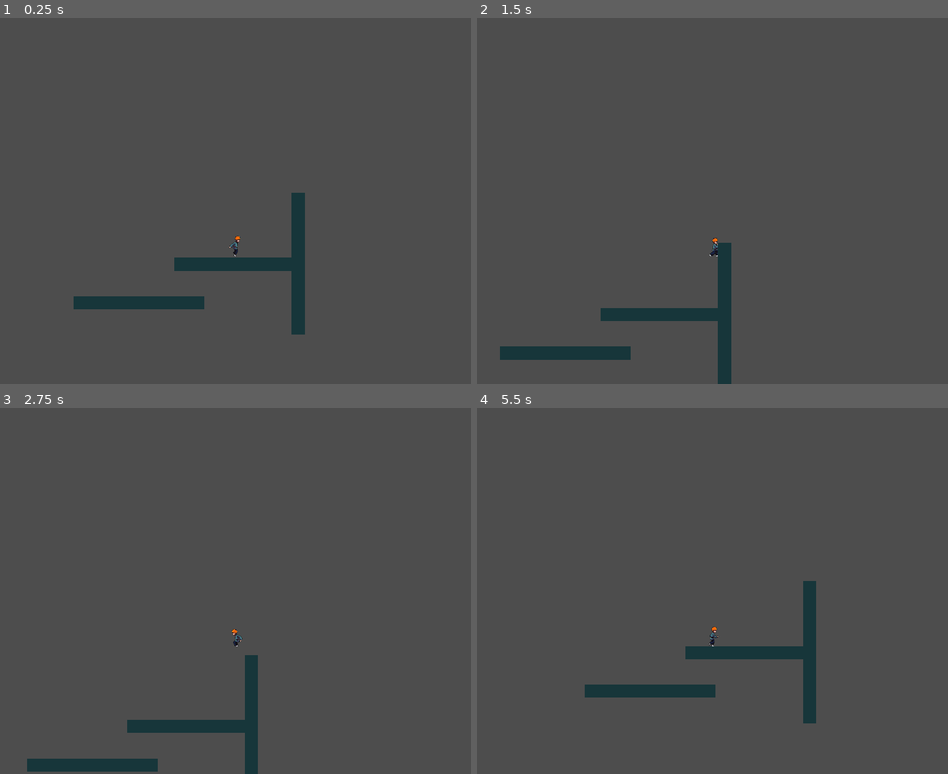
Above: before the commit, frames 1-4 (two rows, left to right).
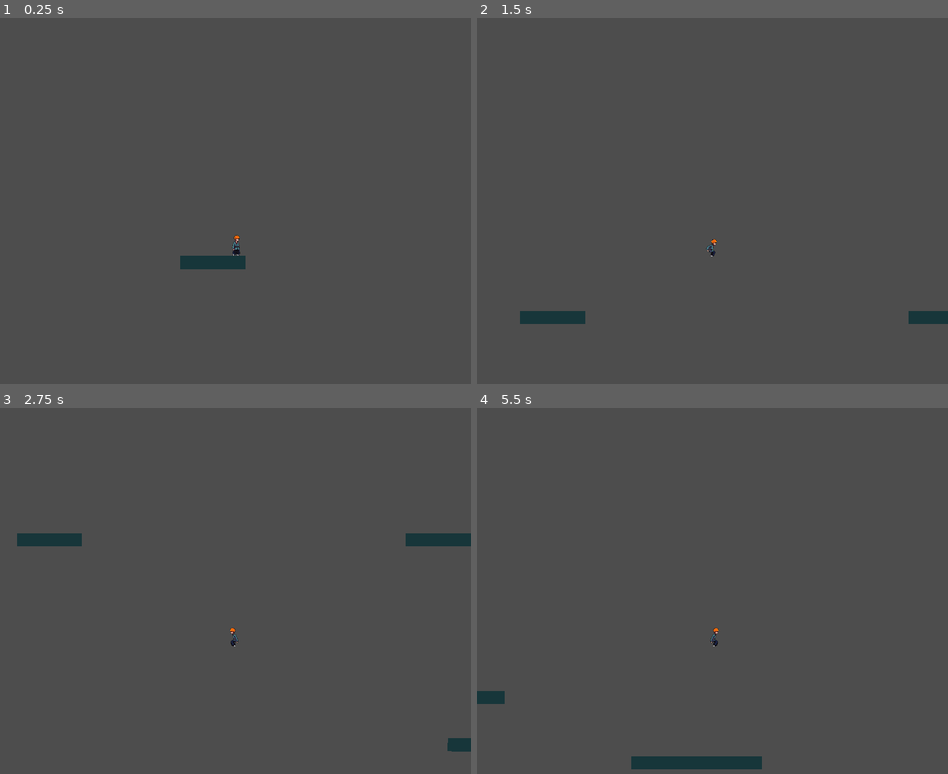
Above: after the commit, the same moments.

Repository: AlexLaviolette/platformer
Game: Godot game, scene res://world.tscn
The game is run twice, just before and just after one commit, with the same random seed, the same clock (stepped at 60 frames per second) and the same inputs.
Inputs:
- Up to frame 1 (0.25 s): no input
- Up to frame 2 (1.5 s): tap Enter (ui_accept) at 0.5 s; hold Space (jump) 0.53-1.28 s; hold Right (move_right) from 0.53 s (still down); tap Space (jump) at 1.35 s
- Up to frame 3 (2.75 s): tap Space (jump) at 1.52, 1.82 s; release Right (move_right) at 2.03 s; hold Left (move_left) from 2.03 s (still down); hold Space (jump) from 2.03 s (still down)
- Up to frame 4 (5.5 s): release Left (move_left) at 2.78 s; release Space (jump) at 2.78 s; hold Right (move_right) 2.78-4.28 s; tap Space (jump) at 2.85, 3.02, 3.32, 4.35, 4.52, 4.82 s; hold Space (jump) 3.53-4.28 s; hold Left (move_left) 4.28-5.03 s; hold Right (move_right) from 5.03 s (still down); hold Space (jump) from 5.03 s (still down)

The runs differ from the first frame. In frame 1, 2.7% of the frame differs, in the area x 15-65%, y 47-87%; in frame 2, 3.9%; in frame 3, 4.0%; in frame 4, 4.2%, in the area x 0-72%, y 47-99%.

Commit message:
Raycast and jump animation tweaks

Diff:
--- a/player.gd
+++ b/player.gd
@@ -5,7 +5,7 @@
 @export var jump_force = 625
 @export var acceleration = 60 # how quickly player accelerates with horizontal movement
 @export var jump_hover = 12 # Impact of holding space while jumping
-@export var wall_friction = 15 # When you have wall jump you "cling" to walls
+@export var wall_friction = 20 # When you have wall jump you "cling" to walls
 
 @export var double_jump = false
 @export var wall_jump = false
@@ -13,6 +13,8 @@
 var extra_jumps = 0
 
 var respawn
+@onready var wall_cast1 = $WallRayCast1.target_position
+@onready var wall_cast2 = $WallRayCast2.target_position
 
 func _ready():
 	respawn = position # Save initial position as respawn position
@@ -22,6 +24,8 @@
 
 # Called every frame. 'delta' is the elapsed time since the previous frame.
 func _physics_process(delta):
+	var is_wall_climing = (Input.is_action_pressed("move_left") or Input.is_action_pressed("move_right")) and ($WallRayCast1.is_colliding() or $WallRayCast2.is_colliding())
+
 	if position.y > 2000 || Input.is_action_pressed("reset"):
 		die() # Fell off the map
 
@@ -35,7 +39,7 @@
 		extra_jumps = 1
 
 
-	if is_on_wall() and wall_jump:
+	if is_wall_climing and wall_jump:
 		if velocity.y < 0:
 			velocity.y += wall_friction
 		else:
@@ -44,7 +48,7 @@
 	if Input.is_action_just_pressed("jump") and is_on_floor():
 		velocity.y = -jump_force
 		$AnimatedSprite2D.frame = 0
-	elif Input.is_action_just_pressed("jump") and wall_jump and is_on_wall():
+	elif Input.is_action_just_pressed("jump") and wall_jump and is_wall_climing:
 		velocity.y = -jump_force
 		$AnimatedSprite2D.frame = 0
 	elif Input.is_action_just_pressed("jump") and double_jump and extra_jumps > 0:
@@ -60,9 +64,9 @@
 
 	$AnimatedSprite2D.play()
 
-	if is_on_wall():
+	if is_wall_climing:
 		$AnimatedSprite2D.animation = "wall"
-		 # hug the wall
+		 # visually hug the wall
 		if velocity.x > 0:
 			$AnimatedSprite2D.offset = Vector2(5, 0)
 		else:
@@ -70,20 +74,30 @@
 	else:
 		$AnimatedSprite2D.offset = Vector2(0, 0)
 		if velocity.y != 0:
-			$AnimatedSprite2D.animation = "up"
+			play_jump_once()
 		elif velocity.x != 0:
 			$AnimatedSprite2D.animation = "walk"
 		else:
 			$AnimatedSprite2D.animation = "idle"
 
-	# Don't change direction if velocity is 0
+	# Don't change direction if velocity is 0, otherwise flip animation and wall climb raycasts
 	if velocity.x > 0:
 		$AnimatedSprite2D.flip_h = false
+		$WallRayCast1.target_position = wall_cast1
+		$WallRayCast2.target_position = wall_cast2
 	elif velocity.x < 0:
 		$AnimatedSprite2D.flip_h = true
+		$WallRayCast1.target_position = wall_cast1 * -1
+		$WallRayCast2.target_position = wall_cast2 * -1
 
 	move_and_slide()
 
+func play_jump_once():
+	$AnimatedSprite2D.animation = "up"
+	print($AnimatedSprite2D.sprite_frames.get_frame_count("up"))
+	print($AnimatedSprite2D.frame)
+	if $AnimatedSprite2D.sprite_frames.get_frame_count("up") == $AnimatedSprite2D.frame + 1:
+		$AnimatedSprite2D.pause()
 
 func _on_double_jump_collected():
 	double_jump = true
--- a/player.tscn
+++ b/player.tscn
@@ -6,6 +6,22 @@
 [ext_resource type="Texture2D" uid="uid://ccwdq4jh0vh3c" path="res://art/Run.png" id="4_jlwql"]
 [ext_resource type="Texture2D" uid="uid://bwk1a23x5sxkx" path="res://art/Hurt.png" id="5_vpqsa"]
 
+[sub_resource type="AtlasTexture" id="AtlasTexture_lphde"]
+atlas = ExtResource("2_o5fkj")
+region = Rect2(798, 40, 68, 88)
+
+[sub_resource type="AtlasTexture" id="AtlasTexture_fs712"]
+atlas = ExtResource("2_o5fkj")
+region = Rect2(926, 40, 68, 88)
+
+[sub_resource type="AtlasTexture" id="AtlasTexture_a8g1j"]
+atlas = ExtResource("2_o5fkj")
+region = Rect2(1054, 40, 68, 88)
+
+[sub_resource type="AtlasTexture" id="AtlasTexture_qcxnu"]
+atlas = ExtResource("2_o5fkj")
+region = Rect2(1182, 40, 68, 88)
+
 [sub_resource type="AtlasTexture" id="AtlasTexture_qb6xr"]
 atlas = ExtResource("2_r2akp")
 region = Rect2(25, 43, 70, 85)
@@ -53,22 +69,6 @@
 [sub_resource type="AtlasTexture" id="AtlasTexture_fvsvp"]
 atlas = ExtResource("2_o5fkj")
 region = Rect2(670, 40, 68, 88)
-
-[sub_resource type="AtlasTexture" id="AtlasTexture_lphde"]
-atlas = ExtResource("2_o5fkj")
-region = Rect2(798, 40, 68, 88)
-
-[sub_resource type="AtlasTexture" id="AtlasTexture_fs712"]
-atlas = ExtResource("2_o5fkj")
-region = Rect2(926, 40, 68, 88)
-
-[sub_resource type="AtlasTexture" id="AtlasTexture_a8g1j"]
-atlas = ExtResource("2_o5fkj")
-region = Rect2(1054, 40, 68, 88)
-
-[sub_resource type="AtlasTexture" id="AtlasTexture_qcxnu"]
-atlas = ExtResource("2_o5fkj")
-region = Rect2(1182, 40, 68, 88)
 
 [sub_resource type="AtlasTexture" id="AtlasTexture_sgky8"]
 atlas = ExtResource("4_jlwql")
@@ -116,6 +116,29 @@
 
 [sub_resource type="SpriteFrames" id="SpriteFrames_01gs1"]
 animations = [{
+"frames": [{
+"duration": 1.0,
+"texture": SubResource("AtlasTexture_lphde")
+}, {
+"duration": 1.0,
+"texture": SubResource("AtlasTexture_fs712")
+}, {
+"duration": 1.0,
+"texture": SubResource("AtlasTexture_a8g1j")
+}, {
+"duration": 1.0,
+"texture": SubResource("AtlasTexture_qcxnu")
+}, {
+"duration": 1.0,
+"texture": SubResource("AtlasTexture_a8g1j")
+}, {
+"duration": 1.0,
+"texture": SubResource("AtlasTexture_fs712")
+}],
+"loop": true,
+"name": &"float",
+"speed": 5.0
+}, {
 "frames": [{
 "duration": 1.0,
 "texture": SubResource("AtlasTexture_qb6xr")
@@ -229,7 +252,8 @@
 [node name="AnimatedSprite2D" type="AnimatedSprite2D" parent="."]
 scale = Vector2(0.5, 0.5)
 sprite_frames = SubResource("SpriteFrames_01gs1")
-animation = &"walk"
+animation = &"float"
+frame_progress = 0.326383
 
 [node name="CollisionShape2D" type="CollisionShape2D" parent="."]
 position = Vector2(-0.5, 2.2)
@@ -237,3 +261,11 @@
 
 [node name="Camera2D" type="Camera2D" parent="."]
 position = Vector2(0, -84)
+
+[node name="WallRayCast1" type="RayCast2D" parent="."]
+position = Vector2(0, -14)
+target_position = Vector2(16, 2.08165e-12)
+
+[node name="WallRayCast2" type="RayCast2D" parent="."]
+position = Vector2(0, 20)
+target_position = Vector2(16, 2.08165e-12)
--- a/world.tscn
+++ b/world.tscn
@@ -74,7 +74,7 @@
 [node name="World" type="Node2D"]
 
 [node name="Player" parent="." instance=ExtResource("1_jl6in")]
-position = Vector2(5113, -11514)
+position = Vector2(1918, -4865)
 scale = Vector2(2, 2)
 double_jump = true
 wall_jump = true
@@ -441,7 +441,7 @@
 shape = SubResource("RectangleShape2D_brtsr")
 
 [node name="MediumPlatform5" type="StaticBody2D" parent="."]
-position = Vector2(1779, -4769)
+position = Vector2(1830, -4769)
 metadata/_edit_group_ = true
 metadata/_edit_lock_ = true
 
@@ -453,7 +453,7 @@
 shape = SubResource("RectangleShape2D_5tyra")
 
 [node name="MediumPlatform6" type="StaticBody2D" parent="."]
-position = Vector2(284, -4769)
+position = Vector2(313, -4767)
 metadata/_edit_group_ = true
 metadata/_edit_lock_ = true
 
